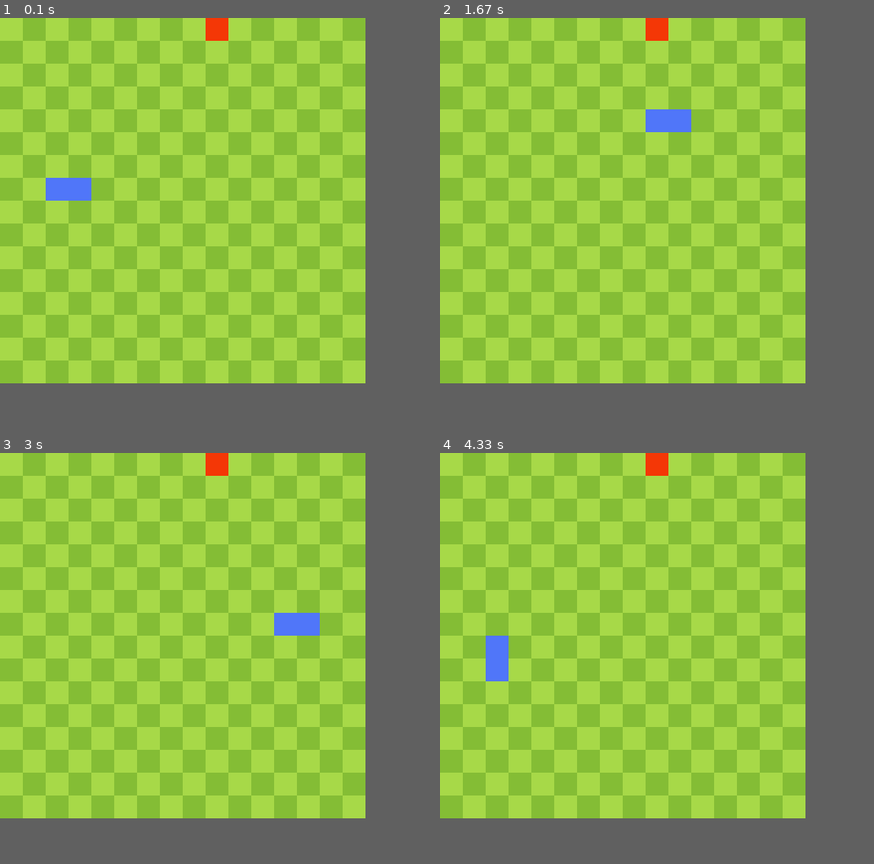
Above: before the commit, frames 1-4 (two rows, left to right).
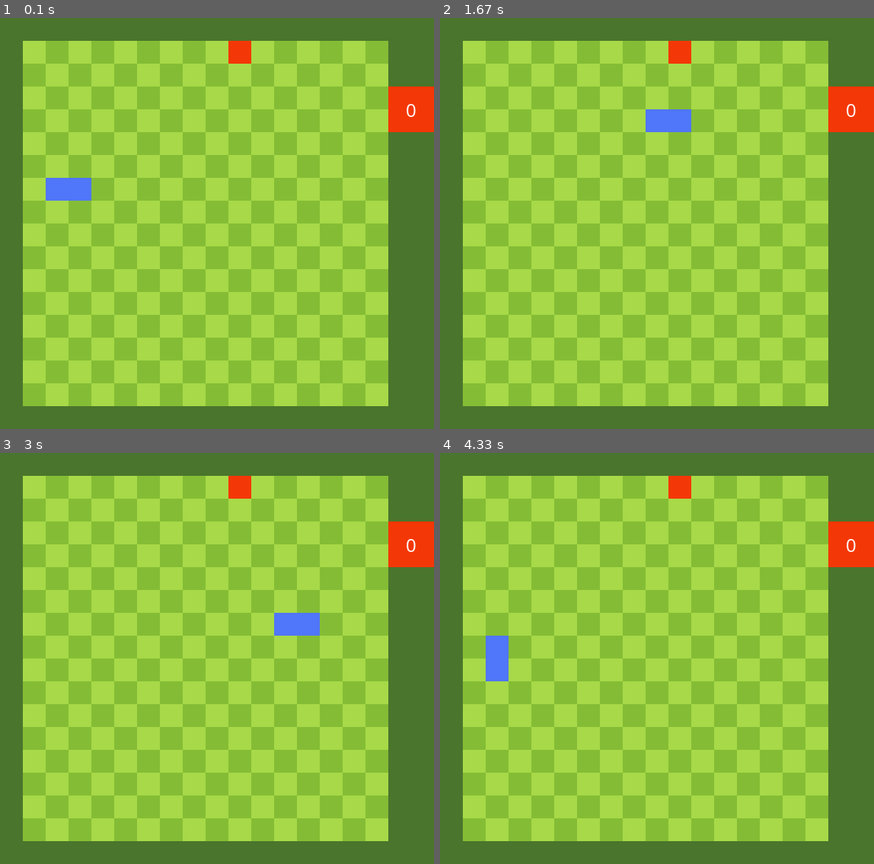
Above: after the commit, the same moments.

Repository: terrismark/python_pj
Game: pygame game, started from Snake game/snake.py
The game is run twice, just before and just after one commit, with the same random seed, the same clock (stepped at 60 frames per second) and the same inputs.
Inputs:
- Up to frame 1 (0.1 s): no input
- Up to frame 2 (1.67 s): hold Right 0.33-0.8 s; hold Up 0.83-1.13 s; hold Right 1.17-1.63 s
- Up to frame 3 (3 s): hold Down 2.23-2.53 s; hold Left 2.57-2.97 s
- Up to frame 4 (4.33 s): hold Up 3-3.37 s; hold Right 3.4-4.03 s; hold Down from 4.07 s (still down)
In our replay, the window is 480x480 before the commit and 570x540 after it. These sizes can differ from the game's own. Grey fills any space a smaller window leaves; there, only what the larger window draws over its background counts as a difference.

The runs differ from the first frame. In frame 1, 20% of the frame differs, in the area x 0-100%, y 0-95%; in frame 2, 20%; in frame 3, 20%; in frame 4, 20%.

Commit message:
Snake game pre-final commit Added score counter and fields TODO: test the game Bugs not fixed FIX BUG!!! - snake can turn back if clicking to buttons very quickly

Diff:
--- a/Snake game/snake.py
+++ b/Snake game/snake.py
@@ -14,7 +14,7 @@
         self.direction = (0, 0)
         self.upgrade = False
 
-    def draw(self, surface):
+    def draw(self):
         for i in self.poses:
             snake_body_sell = (i, (GRID_SIZE, GRID_SIZE))
             pg.draw.rect(surface, self.color, snake_body_sell)
@@ -47,13 +47,13 @@
         self.color = (244, 55, 6)
         self.randomize_pos()
 
-    def draw(self, surface):
+    def draw(self):
         apple_square = (self.pos, (GRID_SIZE, GRID_SIZE))
         pg.draw.rect(surface, self.color, apple_square)
 
     def randomize_pos(self):
-        self.x = rnd.randint(0, GRID_WIDTH-1)
-        self.y = rnd.randint(0, GRID_HEIGHT-1)
+        self.x = rnd.randint(1, GRID_WIDTH)
+        self.y = rnd.randint(1, GRID_HEIGHT)
         self.pos = (self.x * GRID_SIZE, self.y * GRID_SIZE)
 
 
@@ -64,11 +64,11 @@
         self.apple = Apple()
         self.snake = Snake()
 
-    def draw_objects(self, surface):
+    def draw_objects(self):
         # drawing surface, apple and a snake
-        draw_grid(surface)
-        self.apple.draw(surface)
-        self.snake.draw(surface)
+        draw_grid()
+        self.apple.draw()
+        self.snake.draw()
 
     def update(self):
         # move snake
@@ -117,8 +117,8 @@
     # game over states
     def game_over(self):
         # if snake hits walls
-        state_1 = 0 <= self.snake.poses[0][0] < SCREEN_WIDTH
-        state_2 = 0 <= self.snake.poses[0][1] < SCREEN_HEIGHT
+        state_1 = GRID_SIZE <= self.snake.poses[0][0] < SCREEN_WIDTH - 2 * GRID_SIZE
+        state_2 = GRID_SIZE <= self.snake.poses[0][1] < SCREEN_HEIGHT - GRID_SIZE
         if not (state_1 and state_2):
             self.snake.reset_snake()
 
@@ -128,55 +128,78 @@
                 self.snake.reset_snake()
 
 
+# function that draws score
+def draw_score():
+    score = str(len(game.snake.poses) - 2)
+    score_text = score_font.render(score, True, (255, 255, 255))
+    score_rect = score_text.get_rect(center=(SCREEN_WIDTH - GRID_SIZE, 4*GRID_SIZE))
+    screen.blit(score_text, score_rect)
+
+
 # function that draws a grid layout
-def draw_grid(surface):
-    for i in range(GRID_WIDTH):
-        for j in range(GRID_HEIGHT):
+def draw_grid():
+    for i in range(SCREEN_WIDTH // GRID_SIZE):
+        for j in range(SCREEN_HEIGHT // GRID_SIZE):
             square = pg.Rect((i * GRID_SIZE, j * GRID_SIZE), (GRID_SIZE, GRID_SIZE))
-            if (i + j) % 2 == 0:
-                pg.draw.rect(surface, (167, 217, 72), square)
+            if i == 0 or i >= SCREEN_WIDTH // GRID_SIZE - 2:
+                if i >= SCREEN_WIDTH // GRID_SIZE - 2:
+                    if j == 3 or j == 4:
+                        pg.draw.rect(surface, (244, 55, 6), square)
+                    else:
+                        pg.draw.rect(surface, (74, 117, 44), square)
+                else:
+                    pg.draw.rect(surface, (74, 117, 44), square)
+            elif j == 0 or j >= SCREEN_HEIGHT // GRID_SIZE - 1:
+                pg.draw.rect(surface, (74, 117, 44), square)
             else:
-                pg.draw.rect(surface, (132, 189, 53), square)
-
+                if (i + j) % 2 == 0:
+                    pg.draw.rect(surface, (167, 217, 72), square)
+                else:
+                    pg.draw.rect(surface, (132, 189, 53), square)
+
+
+# initializing the game
+pg.init()
+clock = pg.time.Clock()
 
 # screen and grid params
 GRID_SIZE = 30
-SCREEN_HEIGHT = 480
-SCREEN_WIDTH = 480
-GRID_WIDTH = SCREEN_WIDTH // GRID_SIZE
-GRID_HEIGHT = SCREEN_HEIGHT // GRID_SIZE
+SCREEN_HEIGHT = 540
+SCREEN_WIDTH = 570
+GRID_WIDTH = (SCREEN_WIDTH - 3 * GRID_SIZE) // GRID_SIZE
+GRID_HEIGHT = (SCREEN_HEIGHT - 2 * GRID_SIZE) // GRID_SIZE
+
+# font
+pg.font.init()
+score_font = pg.font.SysFont('Comic Sans MS', 26)
+text_example = score_font.render("1123", True, (255, 255, 255))
 
 # moving each (repeat time) milliseconds
 repeat_time = 120
 SCREEN_UPDATE = pg.USEREVENT
 pg.time.set_timer(SCREEN_UPDATE, repeat_time)
 
-
-# main function
-def main():
-    # initializing the game
-    pg.init()
-    clock = pg.time.Clock()
-
-    # making the surface
-    screen = pg.display.set_mode((SCREEN_WIDTH, SCREEN_HEIGHT), 0, 32)
-    surface = pg.Surface(screen.get_size()).convert()
-
-    # initializing main Game object
-    game = Game()
-
-    # game loop
-    while True:
-        # event handling
-        game.event_handler()
-
-        # drawing surface, apple and a snake
-        game.draw_objects(surface)
-
-        # screen update
-        screen.blit(surface, (0, 0))
-        pg.display.update()
-        clock.tick(60)
-
-
-main()
+# screen
+screen = pg.display.set_mode((SCREEN_WIDTH, SCREEN_HEIGHT), 0, 32)
+
+# making the surface
+surface = pg.Surface(screen.get_size()).convert()
+
+# initializing main Game object
+game = Game()
+
+# game loop
+while True:
+    # event handling
+    game.event_handler()
+
+    # drawing surface, apple and a snake
+    game.draw_objects()
+    # screen update
+    screen.blit(surface, (0, 0))
+
+    # draw score
+    draw_score()
+
+    pg.display.update()
+    clock.tick(60)
